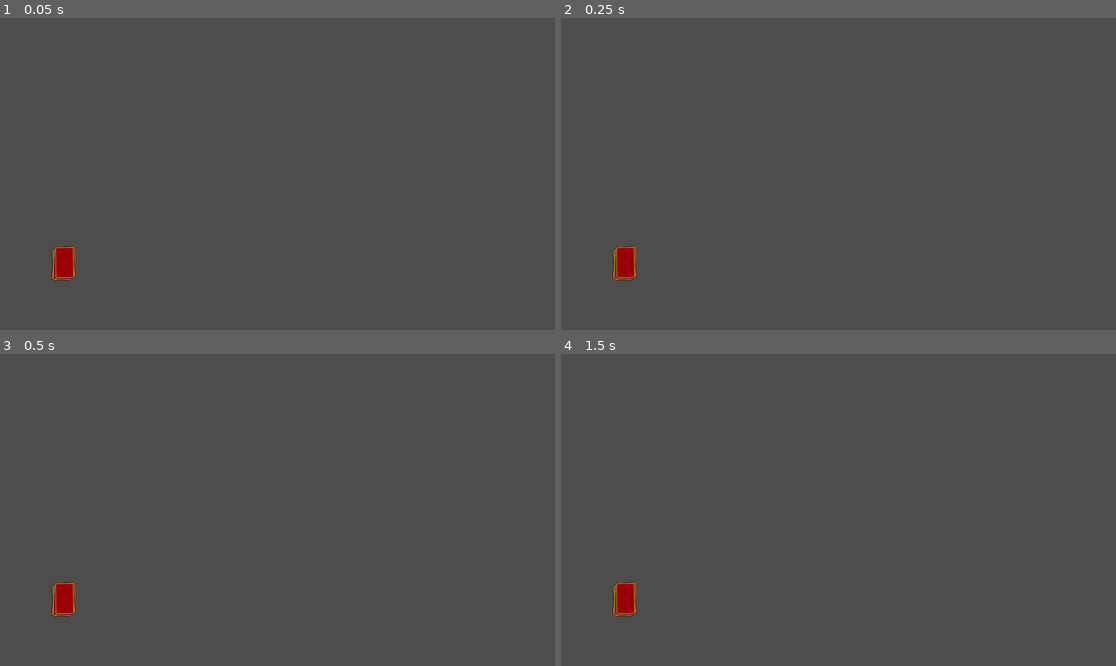
Above: before the commit, frames 1-4 (two rows, left to right).
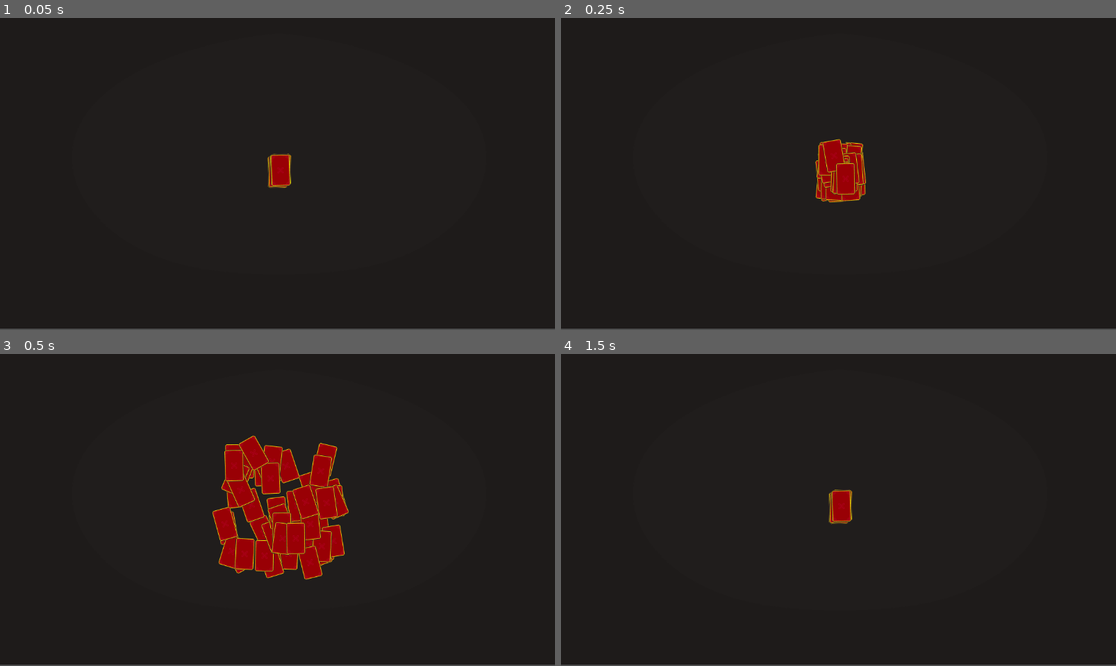
Above: after the commit, the same moments.

Repository: gneeqo/CardInterface2
Game: Godot game, scene res://Game Logic/Scenes/main.tscn
Two runs of this game, one before a commit and one after it. Both use one fixed random seed, a clock stepped at 60 frames per second and the inputs below.
Inputs (mouse positions are in pixels of both pictures, inside the frame that each line leads up to):
- Up to frame 1 (0.05 s): no input
- Up to frame 2 (0.25 s): no input
- Up to frame 3 (0.5 s): no input
- Up to frame 4 (1.5 s): move the mouse to (622, 600) at 0.52 s; tap A (Automate) at 0.6, 1.35 s; tap Enter at 1.25 s; move the mouse to (622, 600) at 1.27 s

The runs differ from the first frame. In frame 1, 100% of the frame differs, in the area x 0-100%, y 0-100%; in frame 2, 100%; in frame 3, 100%; in frame 4, 100%.
Error in both runs: Out of bounds get index '0' (on base: 'Array[Dictionary]') (res://Game)

Commit message:
most requirements done

Diff:
--- a/Actions/rotate.gd
+++ b/Actions/rotate.gd
@@ -6,7 +6,6 @@
 var initial_angle : float = 0.0
 
 var final_angle : float
-
 
 
 func _begin_action():
@@ -28,8 +27,6 @@
 	if abs(clockwise_distance) > abs(counterclockwise_distance):
 		final_angle = counterclockwise_rot
 
-
-
 	super._begin_action()
 
 func _lerp_value(alpha:float):
--- a/Base Objects/action.gd
+++ b/Base Objects/action.gd
@@ -198,3 +198,8 @@
 
 
 	return newAction
+
+#get rid of debug if action is removed due to reloading
+func _exit_tree ():
+	if is_instance_valid(action_debug):
+		action_debug.queue_free()
--- a/Base Objects/input_processor.gd
+++ b/Base Objects/input_processor.gd
@@ -37,10 +37,11 @@
 		#I worry that removing menu_automating will break something else
 		automating = !automating
 		menu_automating = automating
-		if(automating):
-			TelemetryCollector.start_collecting()
-		else:
-			TelemetryCollector.finish_collecting()
+		#commented out for submission build
+		#if(automating):
+			#TelemetryCollector.start_collecting()
+		#else:
+			#TelemetryCollector.finish_collecting()
 
 	if(Input.is_action_just_pressed("toggle_debug")):
 		debug_menu_open = !debug_menu_open
--- a/Factories/behavior_factory.gd
+++ b/Factories/behavior_factory.gd
@@ -29,6 +29,15 @@
 
 	return new_executor
 
+static func translate(location:Vector2, duration:float , drift:float = 0 ,\
+ eased:bool = true, ease_type:Action.EaseType = Action.EaseType.easeInOutSine) -> Executor:
+	var new_executor = ExecAutoActivate.new()
+	new_executor.add_child(ActionFactory.translate_to(location,duration,eased,ease_type,drift,false),true)
+
+	return new_executor
+
+
+
 static func scale(new_scale:Vector2, duration:float , drift:float = 0,blocking:bool = false ,\
  eased:bool = true, ease_type:Action.EaseType = Action.EaseType.easeInOutSine) -> Executor:
 	var new_executor = ExecAutoActivate.new()
--- a/Game Logic/Scenes/Play Spaces/four_players.tscn
+++ b/Game Logic/Scenes/Play Spaces/four_players.tscn
@@ -9,16 +9,19 @@
 
 [node name="FourPlayers" type="Node2D"]
 
-[node name="referee" type="Node" parent="." node_paths=PackedStringArray("players", "deck", "trick")]
+[node name="referee" type="Node" parent="." node_paths=PackedStringArray("players", "deck", "trick", "deck_anchor", "trick_win_text", "game_win_text")]
 script = ExtResource("1_mp7p4")
 players = [NodePath("../P1"), NodePath("../P2"), NodePath("../P3"), NodePath("../P4")]
 deck = NodePath("../Deck")
 deal_delay = 0.2
 trick = NodePath("../Trick")
+deck_anchor = NodePath("../deck_anchor")
+trick_win_text = NodePath("../TrickWinText")
+game_win_text = NodePath("../GameWinText")
 metadata/_custom_type_script = "uid://duix2ylp10g3r"
 
 [node name="Deck" type="Node2D" parent="."]
-position = Vector2(128, 512)
+position = Vector2(576, 320)
 script = ExtResource("2_is0j2")
 metadata/_custom_type_script = "uid://blir3brgd8gff"
 
@@ -39,6 +42,14 @@
 face_up = true
 metadata/_custom_type_script = "uid://bouxq6yh6afjh"
 
+[node name="nametag" type="RichTextLabel" parent="P1"]
+modulate = Color(1, 1, 1, 0)
+offset_left = -40.0
+offset_top = -112.0
+offset_right = 48.0
+offset_bottom = -72.0
+text = "Player 1"
+
 [node name="P2" type="Node2D" parent="."]
 position = Vector2(128, 320)
 rotation = 1.5708
@@ -54,6 +65,15 @@
 script = ExtResource("5_v2tka")
 face_up = true
 metadata/_custom_type_script = "uid://bouxq6yh6afjh"
+
+[node name="nametag" type="RichTextLabel" parent="P2"]
+modulate = Color(1, 1, 1, 0)
+offset_left = -16.0002
+offset_top = -63.9999
+offset_right = 71.9998
+offset_bottom = -23.9999
+rotation = -1.5708
+text = "Player 2"
 
 [node name="P3" type="Node2D" parent="."]
 position = Vector2(576, 96)
@@ -71,6 +91,15 @@
 face_up = true
 metadata/_custom_type_script = "uid://bouxq6yh6afjh"
 
+[node name="nametag" type="RichTextLabel" parent="P3"]
+modulate = Color(1, 1, 1, 0)
+offset_left = 31.3751
+offset_top = -72.2745
+offset_right = 119.375
+offset_bottom = -32.2745
+rotation = 3.14159
+text = "Player 3"
+
 [node name="P4" type="Node2D" parent="."]
 position = Vector2(1056, 320)
 rotation = -1.5708
@@ -87,6 +116,15 @@
 script = ExtResource("5_v2tka")
 face_up = true
 metadata/_custom_type_script = "uid://bouxq6yh6afjh"
+
+[node name="nametag" type="RichTextLabel" parent="P4"]
+modulate = Color(1, 1, 1, 0)
+offset_left = 16.0006
+offset_top = -160.0
+offset_right = 104.001
+offset_bottom = -120.0
+rotation = 1.5708
+text = "Player 4"
 
 [node name="Trick" type="Node2D" parent="."]
 position = Vector2(576, 320)
@@ -108,3 +146,26 @@
 [node name="Anchor4" type="Node2D" parent="Trick"]
 position = Vector2(64, 0)
 rotation = -1.5708
+
+[node name="deck_anchor" type="Node2D" parent="."]
+position = Vector2(64, 512)
+
+[node name="GameWinText" type="RichTextLabel" parent="."]
+modulate = Color(1, 1, 1, 0)
+offset_left = 240.0
+offset_top = 240.0
+offset_right = 464.0
+offset_bottom = 280.0
+text = "lorem ipsum dolor sit amet"
+fit_content = true
+scroll_active = false
+
+[node name="TrickWinText" type="RichTextLabel" parent="."]
+modulate = Color(1, 1, 1, 0)
+offset_left = 704.0
+offset_top = 296.0
+offset_right = 832.0
+offset_bottom = 342.0
+text = "lorem ipsum dolor sit amet"
+fit_content = true
+scroll_active = false
--- a/Game Logic/Scenes/Play Spaces/two_players.tscn
+++ b/Game Logic/Scenes/Play Spaces/two_players.tscn
@@ -9,16 +9,19 @@
 
 [node name="TwoPlayers" type="Node2D"]
 
-[node name="referee" type="Node" parent="." node_paths=PackedStringArray("players", "deck", "trick")]
+[node name="referee" type="Node" parent="." node_paths=PackedStringArray("players", "deck", "trick", "deck_anchor", "trick_win_text", "game_win_text")]
 script = ExtResource("1_eodvt")
 players = [NodePath("../P1"), NodePath("../P2")]
 deck = NodePath("../Deck")
 deal_delay = 0.2
 trick = NodePath("../Trick")
+deck_anchor = NodePath("../deck_anchor")
+trick_win_text = NodePath("../TrickWinText")
+game_win_text = NodePath("../GameWinText")
 metadata/_custom_type_script = "uid://duix2ylp10g3r"
 
 [node name="Deck" type="Node2D" parent="."]
-position = Vector2(128, 512)
+position = Vector2(576, 320)
 script = ExtResource("2_rfg22")
 metadata/_custom_type_script = "uid://blir3brgd8gff"
 
@@ -40,6 +43,14 @@
 face_up = true
 metadata/_custom_type_script = "uid://bouxq6yh6afjh"
 
+[node name="nametag" type="RichTextLabel" parent="P1"]
+modulate = Color(1, 1, 1, 0)
+offset_left = -32.0
+offset_top = -128.0
+offset_right = 56.0
+offset_bottom = -88.0
+text = "Player 1"
+
 [node name="P2" type="Node2D" parent="."]
 position = Vector2(576, 96)
 rotation = 3.14159
@@ -57,6 +68,15 @@
 face_up = true
 metadata/_custom_type_script = "uid://bouxq6yh6afjh"
 
+[node name="nametag2" type="RichTextLabel" parent="P2"]
+modulate = Color(1, 1, 1, 0)
+offset_left = 0.00022316
+offset_top = -96.0
+offset_right = 88.0002
+offset_bottom = -56.0
+rotation = 3.14159
+text = "Player 2"
+
 [node name="Trick" type="Node2D" parent="."]
 position = Vector2(576, 320)
 script = ExtResource("5_rfg22")
@@ -69,3 +89,26 @@
 [node name="Anchor2" type="Node2D" parent="Trick"]
 position = Vector2(0, -64)
 rotation = 3.14159
+
+[node name="deck_anchor" type="Node2D" parent="."]
+position = Vector2(128, 256)
+
+[node name="GameWinText" type="RichTextLabel" parent="."]
+modulate = Color(1, 1, 1, 0)
+offset_left = 192.0
+offset_top = 304.0
+offset_right = 416.0
+offset_bottom = 344.0
+text = "lorem ipsum dolor sit amet"
+fit_content = true
+scroll_active = false
+
+[node name="TrickWinText" type="RichTextLabel" parent="."]
+modulate = Color(1, 1, 1, 0)
+offset_left = 640.0
+offset_top = 296.0
+offset_right = 768.0
+offset_bottom = 342.0
+text = "lorem ipsum dolor sit amet"
+fit_content = true
+scroll_active = false
--- a/Game Logic/Scenes/gameover.tscn
+++ b/Game Logic/Scenes/gameover.tscn
@@ -66,6 +66,19 @@
 layout_mode = 2
 text = "Quit"
 
+[node name="TransitionType" type="OptionButton" parent="Control/VBoxContainer" groups=["auto_selectable"]]
+layout_mode = 2
+item_count = 4
+popup/item_0/text = "Slide Left"
+popup/item_0/id = 0
+popup/item_1/text = "Slide Right"
+popup/item_1/id = 1
+popup/item_2/text = "Fade"
+popup/item_2/id = 2
+popup/item_3/text = "Shrink"
+popup/item_3/id = 3
+script = ExtResource("3_3s6i4")
+
 [node name="ReloadWarning" type="RichTextLabel" parent="Control"]
 modulate = Color(1, 1, 1, 0)
 layout_mode = 2
@@ -98,3 +111,7 @@
 [connection signal="self_selected_item" from="Control/VBoxContainer/PlaySpeed" to="Control" method="_on_play_speed_self_selected_item"]
 [connection signal="toggled" from="Control/VBoxContainer/PlaySpeed" to="Control/VBoxContainer/PlaySpeed" method="_on_toggled"]
 [connection signal="pressed" from="Control/VBoxContainer/Quit" to="Control" method="_on_quit_pressed"]
+[connection signal="item_selected" from="Control/VBoxContainer/TransitionType" to="Control/VBoxContainer/TransitionType" method="_on_item_selected"]
+[connection signal="self_pressed" from="Control/VBoxContainer/TransitionType" to="Control" method="_on_transition_type_self_pressed"]
+[connection signal="self_selected_item" from="Control/VBoxContainer/TransitionType" to="Control" method="_on_transition_type_self_selected_item"]
+[connection signal="toggled" from="Control/VBoxContainer/TransitionType" to="Control/VBoxContainer/TransitionType" method="_on_toggled"]
--- a/Game Logic/Scenes/main.tscn
+++ b/Game Logic/Scenes/main.tscn
@@ -18,6 +18,7 @@
 [ext_resource type="PackedScene" uid="uid://bqb8wrc8jlbv6" path="res://Behaviors/slide_right_out.tscn" id="15_lppnm"]
 [ext_resource type="PackedScene" uid="uid://drs4ygnjbtxx" path="res://Behaviors/fade_out_UI.tscn" id="16_57gqk"]
 [ext_resource type="PackedScene" uid="uid://blgcy6uwfsbpt" path="res://Behaviors/shrink_out_UI.tscn" id="17_rs4dn"]
+[ext_resource type="Texture2D" uid="uid://c51wtlvb4fbqx" path="res://Assets/common_bg.png" id="19_lague"]
 
 [node name="Root" type="Node2D"]
 
@@ -43,3 +44,9 @@
 metadata/_custom_type_script = "uid://n12cdne363o8"
 
 [node name="DebugMenu" parent="." instance=ExtResource("9_5ocdf")]
+
+[node name="TextureRect" type="TextureRect" parent="."]
+offset_right = 1920.0
+offset_bottom = 1080.0
+scale = Vector2(0.603586, 0.596988)
+texture = ExtResource("19_lague")
--- a/Game Logic/Scripts/Card Groups/hand.gd
+++ b/Game Logic/Scripts/Card Groups/hand.gd
@@ -64,8 +64,8 @@
 
 
 
-		var behavior = BehaviorFactory.rotate(newAngle,0.2)
-		var shift = ActionFactory.translate_to(newPos,0.2,true,Action.EaseType.easeInOutSine,0.02)
+		var behavior = BehaviorFactory.rotate(newAngle,0.2,0.02)
+		var shift = ActionFactory.translate_to(newPos,0.2,true,Action.EaseType.easeInOutSine,0.5)
 		BehaviorFactory.add_action_to_behavior(shift,behavior)
 
 		card.add_child(behavior,true)
--- a/Game Logic/Scripts/Menus/automated_option_button.gd
+++ b/Game Logic/Scripts/Menus/automated_option_button.gd
@@ -26,3 +26,7 @@
 func auto_select(index:int):
 	self_selected_item.emit(index)
 	button_pressed = !button_pressed
+
+
+func _on_pressed() -> void:
+	pass # Replace with function body.
--- a/Game Logic/Scripts/Menus/menu_functions.gd
+++ b/Game Logic/Scripts/Menus/menu_functions.gd
@@ -95,3 +95,7 @@
 
 func _on_transition_type_self_selected_item(index: int) -> void:
 	level_loader.curr_transition = index as LevelLoader.TransitionType
+
+
+func _on_transition_type_self_pressed() -> void:
+	pass # Replace with function body.
--- a/Game Logic/Scripts/card_player.gd
+++ b/Game Logic/Scripts/card_player.gd
@@ -5,6 +5,8 @@
 
 var winnings_pile : Pile
 var hand : Hand
+
+var nametag : RichTextLabel
 
 var referee : Referee
 
@@ -18,16 +20,21 @@
 			winnings_pile = child
 		if child is Hand:
 			hand = child
+		if child is RichTextLabel:
+			nametag = child
 
 
 func take_turn():
 	if hand.cards_in_group.size() ==0:
 		print("no cards in hand.")
 		return
+
+	nametag.add_child(BehaviorFactory.fade(1,0.2))
 	if is_human:
-		take_turn_human()
+
+		add_child(BehaviorFactory.delayed_callback(Callable(self,"take_turn_human"),1))
 	else:
-		take_turn_AI()
+		add_child(BehaviorFactory.delayed_callback(Callable(self,"take_turn_AI"),1))
 
 #humans take their turn by clicking on cards
 func take_turn_human():
--- a/Game Logic/Scripts/referee.gd
+++ b/Game Logic/Scripts/referee.gd
@@ -10,6 +10,11 @@
 
 @export var deal_delay : float = 0.3
 @export var trick : Trick
+
+@export var deck_anchor : Node2D
+
+@export var trick_win_text : RichTextLabel
+@export var game_win_text : RichTextLabel
 
 var starting_player_index = 0
 
@@ -41,9 +46,31 @@
 		var loader : LevelLoader = get_node("/root/Root/LevelLoader")
 		if loader.level_done_loading:
 			#don't start before level is done moving onscreen
-			deal_hand_to_players()
+			shuffle_animation()
+
+			add_child(BehaviorFactory.delayed_callback(Callable(self,"deal_hand_to_players"),3),true)
 			auto_start = false
 
+func shuffle_animation():
+	var distance = 250
+	var rng = RandomNumberGenerator.new()
+	for card in deck.cards_in_group:
+		var original_pos = card.global_position
+		var original_rot = card.global_rotation
+		var shuffle_pos = card.global_position + Vector2(rng.randf_range(-distance,distance),rng.randf_range(-distance,distance))
+		var shuffle_rot = card.global_rotation + rng.randf_range(-1,1)
+
+		var shuffle_in_out = BehaviorFactory.rotate(shuffle_rot,1,0.1)
+
+		var translate_out = ActionFactory.translate_to(shuffle_pos,1,true,Action.EaseType.easeInOutSine,1,true)
+		var translate_in = ActionFactory.translate_to(original_pos,1)
+		var rotate_in = ActionFactory.rotate_to(original_rot,1)
+
+		BehaviorFactory.add_action_to_behavior(translate_out,shuffle_in_out)
+		BehaviorFactory.add_action_to_behavior(translate_in,shuffle_in_out)
+		BehaviorFactory.add_action_to_behavior(rotate_in,shuffle_in_out)
+
+		card.add_child(shuffle_in_out)
 
 
 
@@ -51,8 +78,6 @@
 	TelemetryCollector.add_event("Referee","Called",get_stack()[0]["function"])
 	print("restart_trick")
 	var destination_group = winning_card.owning_player.winnings_pile
-
-
 
 	#send winning cards to winner
 	while(!trick.cards_in_group.is_empty()):
@@ -78,8 +103,10 @@
 			connection["signal"].disconnect(connection["callable"])
 
 	#find winning card
+	var total_value = 0
 	var winning_card:Card = trick.cards_in_group.front()
 	for card in trick.cards_in_group:
+		total_value += card.value
 		if card.value > winning_card.value:
 			winning_card = card
 
@@ -90,6 +117,28 @@
 	BehaviorFactory.add_action_to_behavior \
 	(ActionFactory.scale_to(Vector2(1,1),0.2,true,Action.EaseType.easeInOutSine,0,true),highlight)
 
+	#show how many points were won
+	trick_win_text.text = winning_card.owning_player.name + " wins\n"+ str(total_value)+" points"
+
+	var original_text_pos = trick_win_text.global_position
+
+	#translate up for 1 second
+	var popup = BehaviorFactory.translate(original_text_pos + Vector2(0,-30),1)
+
+	#fade in for 1/2 second, blocking
+	BehaviorFactory.add_action_to_behavior(ActionFactory.fade(\
+	1,0.5,true,Action.EaseType.easeInOutSine,true),popup)
+
+	#fade out for 1/2 second, blocking
+	BehaviorFactory.add_action_to_behavior(ActionFactory.fade(\
+	0,0.5,true,Action.EaseType.easeInOutSine,true),popup)
+
+	#move back to original position
+	BehaviorFactory.add_action_to_behavior(ActionFactory.translate_to(\
+	original_text_pos,1,true,Action.EaseType.easeInOutSine,true),popup)
+
+	#add this behavior to the trick win text
+	trick_win_text.add_child(popup)
 
 	#then restart trick
 	var restart = Callable(self,"restart_trick").bind(winning_card)
@@ -115,7 +164,7 @@
 		, " played " , str(card.value) + " of " + Card.Suits.keys()[card.suit])
 
 		turn_index +=1
-
+		player.nametag.add_child(BehaviorFactory.fade(0,0.2))
 		if turn_index == players.size():
 			#the trick is over.
 			turn_index = -1
@@ -182,7 +231,7 @@
 
 func end_game():
 	print("end_game")
-	var level_loader : LevelLoader = get_node("/root/Root/LevelLoader")
+
 	TelemetryCollector.add_event("Referee","Called",get_stack()[0]["function"])
 
 	#calculate winner
@@ -196,18 +245,39 @@
 			max_score = curr_score
 			winning_player = player
 
+	#show how many points were won
+	game_win_text.text = winning_player.name + " wins the game!\n"+ str(max_score)+" points"
+
+	#translate up for 1 second
+	var popup = BehaviorFactory.translate(game_win_text.global_position + Vector2(0,-30),1)
+
+	#fade in for 1/2 second, blocking
+	BehaviorFactory.add_action_to_behavior(ActionFactory.fade(\
+	1,0.5,true,Action.EaseType.easeInOutSine,true),popup)
+
+
+
 	#send winner to telemetry
 	if winning_player != null:
 		TelemetryCollector.add_event(\
 		winning_player.name,"Won","Game (" + str(max_score) + "Points)")
 
-
+	#get ready to restart
+	add_child(BehaviorFactory.delayed_callback(Callable(self,"restart_game"),2))
+
+
+
+func restart_game():
 	if InputProcessor.automating:
 		InputProcessor.menuing_allowed = true
 		InputProcessor.requrire_level_reload = true
 	else:
 		#pull up end screen
+		var level_loader : LevelLoader = get_node("/root/Root/LevelLoader")
 		level_loader.load_game_over()
+
+func move_deck():
+	deck.add_child(BehaviorFactory.translate_then_callback(Callable(self,"start_play"),deck_anchor.global_position,1))
 
 func deal_hand_to_players():
 	TelemetryCollector.add_event("Referee","Called",get_stack()[0]["function"])
@@ -216,7 +286,7 @@
 		return
 	else:
 		var delay_time = deal_delay*players.size()*hand_size + deal_delay*hand_size
-		add_child(BehaviorFactory.delayed_callback(Callable(self,"start_play"),delay_time),true)
+		add_child(BehaviorFactory.delayed_callback(Callable(self,"move_deck"),delay_time),true)
 
 
 	#do this once for each hand size
--- a/icon.svg
+++ /dev/null
@@ -1 +0,0 @@
-<svg xmlns="http://www.w3.org/2000/svg" width="128" height="128"><rect width="124" height="124" x="2" y="2" fill="#363d52" stroke="#212532" stroke-width="4" rx="14"/><g fill="#fff" transform="translate(12.322 12.322)scale(.101)"><path d="M105 673v33q407 354 814 0v-33z"/><path fill="#478cbf" d="m105 673 152 14q12 1 15 14l4 67 132 10 8-61q2-11 15-15h162q13 4 15 15l8 61 132-10 4-67q3-13 15-14l152-14V427q30-39 56-81-35-59-83-108-43 20-82 47-40-37-88-64 7-51 8-102-59-28-123-42-26 43-46 89-49-7-98 0-20-46-46-89-64 14-123 42 1 51 8 102-48 27-88 64-39-27-82-47-48 49-83 108 26 42 56 81zm0 33v39c0 276 813 276 814 0v-39l-134 12-5 69q-2 10-14 13l-162 11q-12 0-16-11l-10-65H446l-10 65q-4 11-16 11l-162-11q-12-3-14-13l-5-69z"/><path d="M483 600c0 34 58 34 58 0v-86c0-34-58-34-58 0z"/><circle cx="725" cy="526" r="90"/><circle cx="299" cy="526" r="90"/></g><g fill="#414042" transform="translate(12.322 12.322)scale(.101)"><circle cx="307" cy="532" r="60"/><circle cx="717" cy="532" r="60"/></g></svg>
--- a/project.godot
+++ b/project.godot
@@ -15,7 +15,6 @@
 config/use_custom_user_dir=true
 config/custom_user_dir_name="CardInterface"
 config/features=PackedStringArray("4.4", "GL Compatibility")
-config/icon="res://icon.svg"
 
 [editor]
 
--- a/telemetry_collector.gd
+++ b/telemetry_collector.gd
@@ -9,10 +9,13 @@
 
 
 static func add_event(target:String,verb:String,content:String):
-	#get current time
-	var timestamp = Time.get_unix_time_from_system()
-	#add event to list
-	events_recorded.push_back([timestamp,target,verb,content])
+	if not telemetry_active:
+		pass
+	else:
+		#get current time
+		var timestamp = Time.get_unix_time_from_system()
+		#add event to list
+		events_recorded.push_back([timestamp,target,verb,content])
 
 static func start_collecting():
 	events_recorded.clear()
@@ -31,8 +34,3 @@
 
 	var file = FileAccess.open("user://telemetry.csv", FileAccess.WRITE)
 	file.store_string(full_content)
-
-
-
-
-	pass
Binary file added: Assets/common_bg.png
Not shown, changed: Assets/common_bg.png.import
Not shown: 1 places in Game Logic/Scenes/main.tscn that only renumber resources
